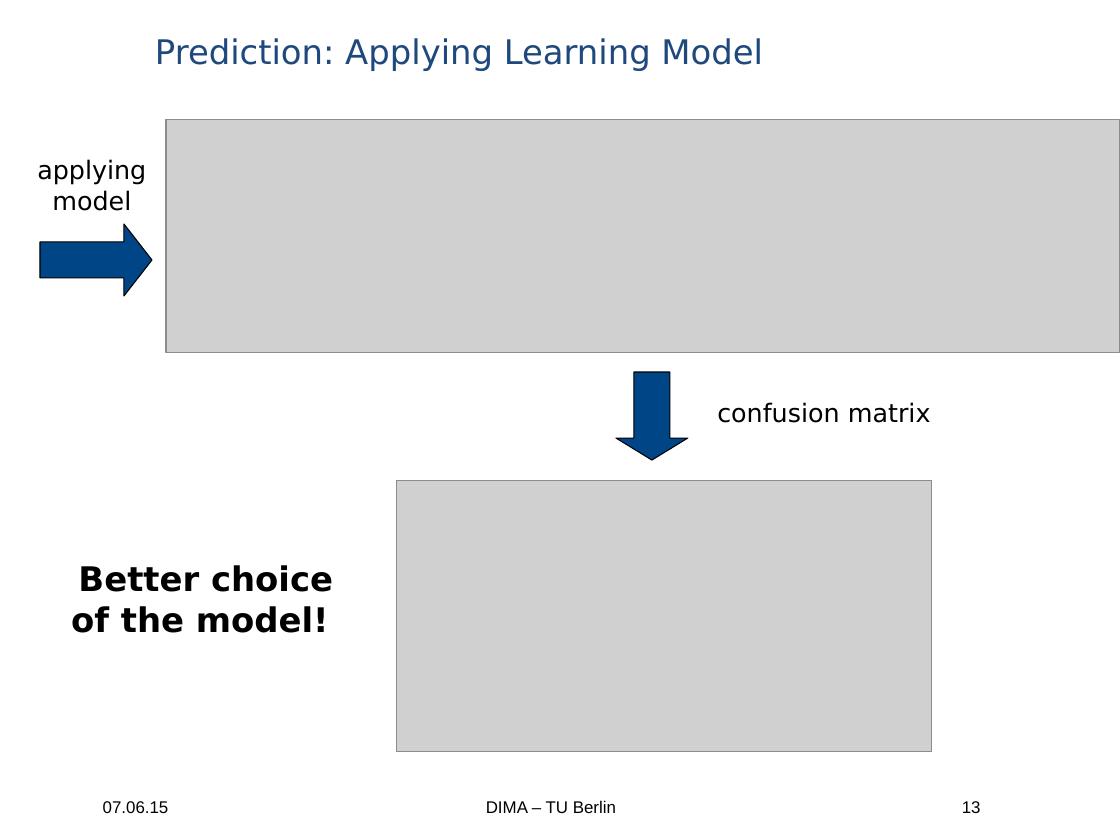
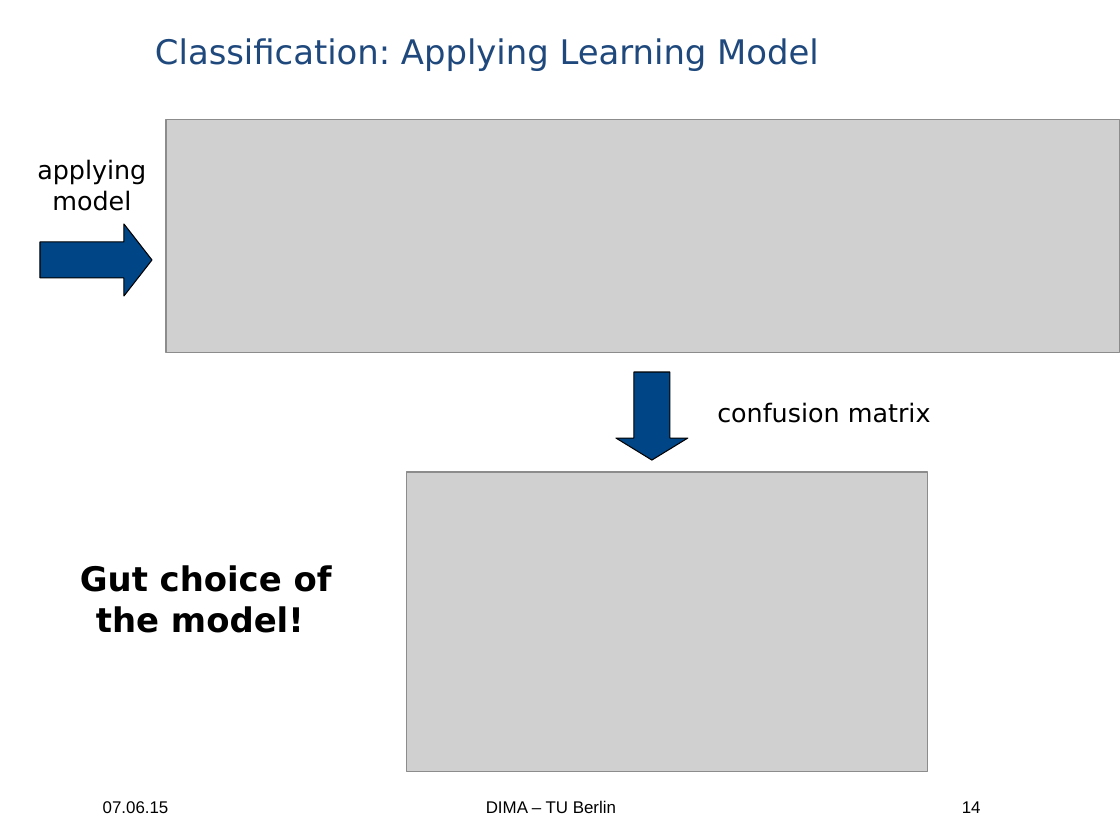
Before and after one commit to ericdoerheit/DBPRO2015, a slide deck: slide 14 of Presentations/Presentation 3.ppt (slide 13 before the commit). Drawn at 1120x840 pixels with LibreOffice and Linux fonts; fonts in the diff are those of the drawing; grey boxes stand for pictures; background and template pictures are left out. Boxes give left, top, right and bottom in pixels: in the first picture for what was removed or moved away, otherwise in the second. Text is boxed around its words. In the diff, an @@ line names an element or a change of style, - is before the commit and + after.

```diff
--- a/Presentations/Presentation 3.ppt
+++ b/Presentations/Presentation 3.ppt
@@ text at (155,38,819,71): text changed @@
-Prediction: Applying Learning Model
+Classification: Applying Learning Model
@@ picture: place and size @@
-picture at (396,481,932,753)
+picture at (407,473,928,772)
@@ text at (80,565,332,633): text changed @@
-Better choice of the model!
+Gut choice of the model!
@@ page number at (962,801,981,813): text changed @@
-13
+14
```
Also in this commit, not shown: 5 other slides changed, 3 slides added, 2 slides removed, 1 other file.
